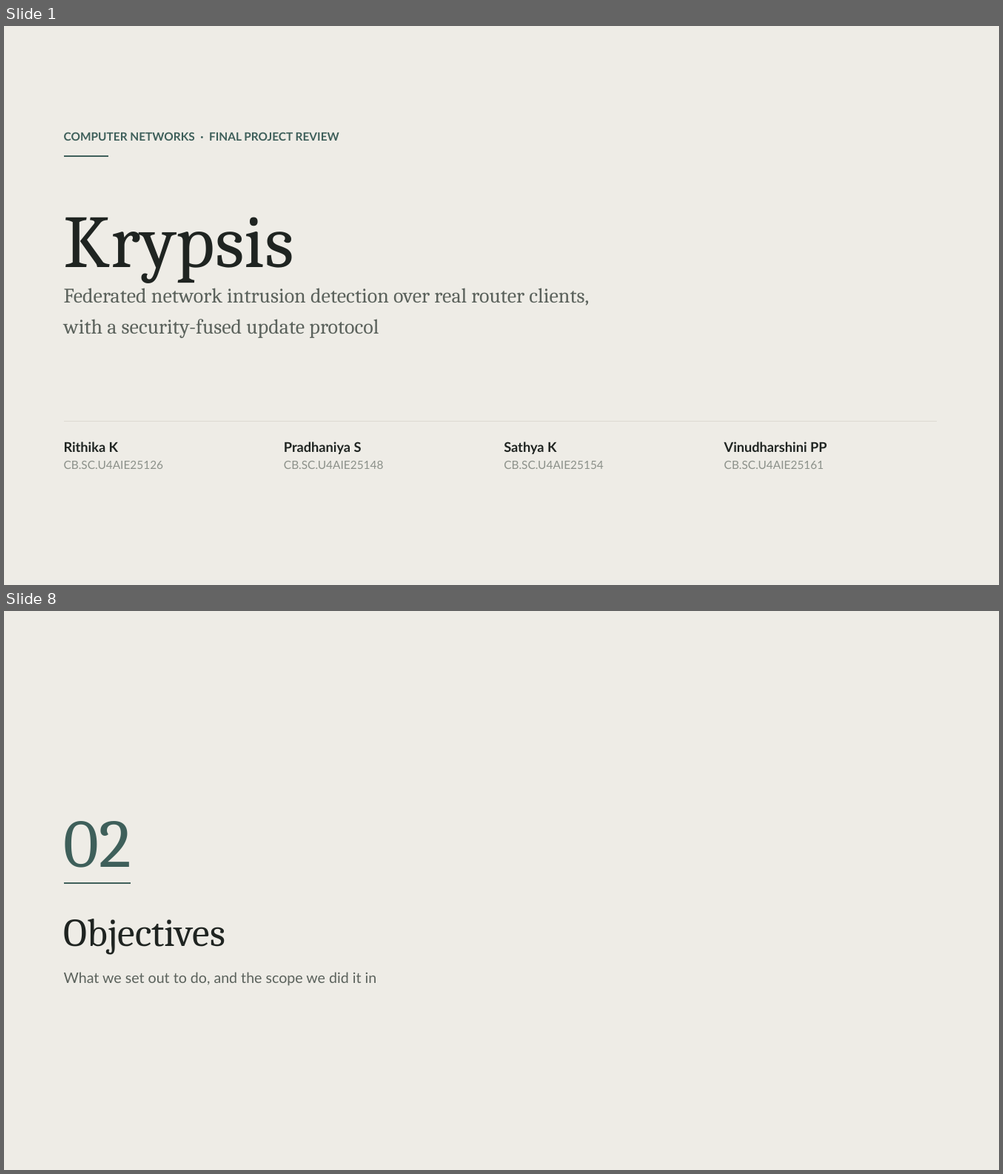
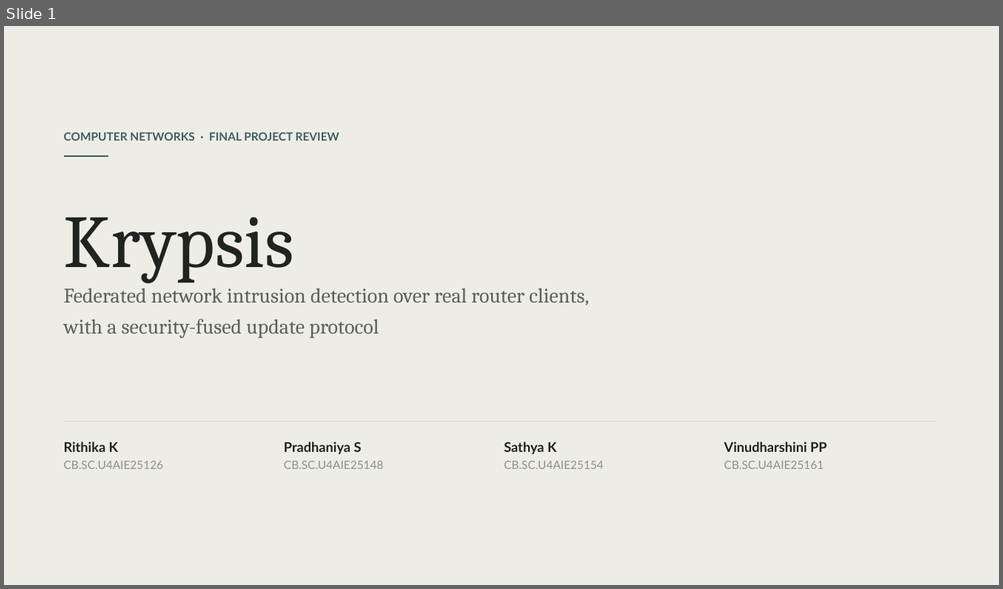
Before and after one commit to Vinudharshini18/Krypsis-A-network-intrusion-detection-system, a slide deck: presentation/Krypsis_Final_Review.pptx. Shown one above the other, each under a label of ours: slides 1 and 8 before the commit, slide 1 after it; the slides between them are not shown. The pictures are 1003x1174 and 1003x589 pixels, drawn with LibreOffice and Linux fonts; fonts in the diff are those of the drawing. Boxes give left, top, right and bottom in pixels: in the first picture for what was removed or moved away, otherwise in the second. Text is boxed around its words. In the diff, an @@ line names an element or a change of style, - is before the commit and + after.

```diff
--- a/presentation/Krypsis_Final_Review.pptx
+++ b/presentation/Krypsis_Final_Review.pptx
@@ slide 8 removed at (4, 611, 999, 1170), background #FFFFFF @@
@@ rectangle removed at (4, 611, 999, 1170) @@
@@ text removed at (64, 821, 131, 868) @@
-02
@@ line removed from (64, 883) to (131, 883) @@
@@ text removed at (64, 919, 225, 955) @@
-Objectives
@@ text removed at (64, 972, 377, 986) @@
-What we set out to do, and the scope we did it in
```
Also in this commit, not shown: 5 slides changed, 6 slides added, 27 other slides removed, 1 other file.
